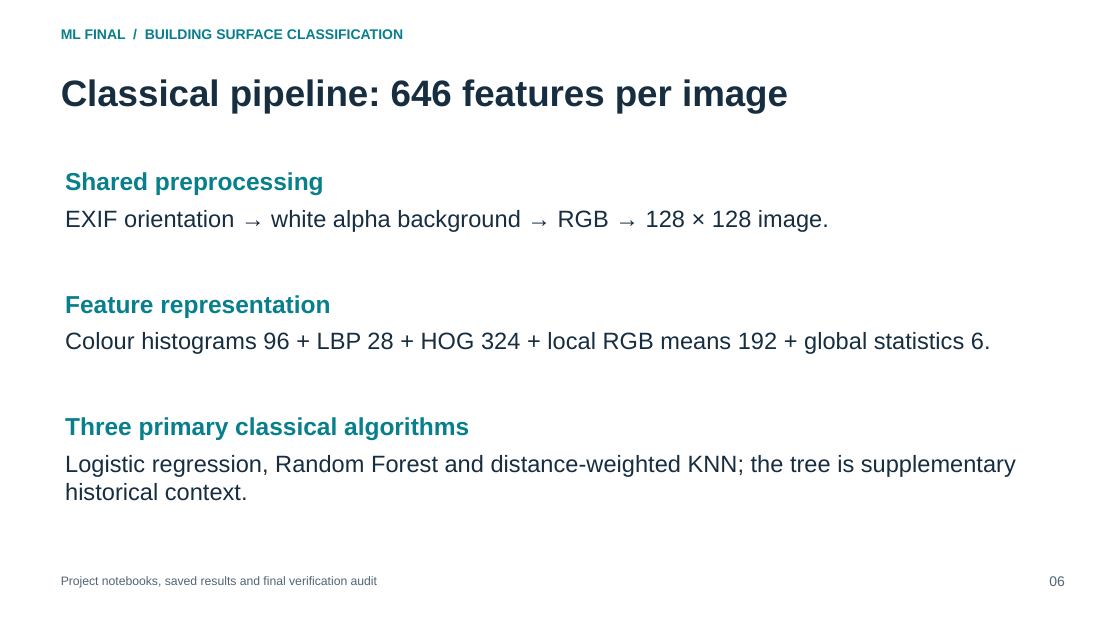
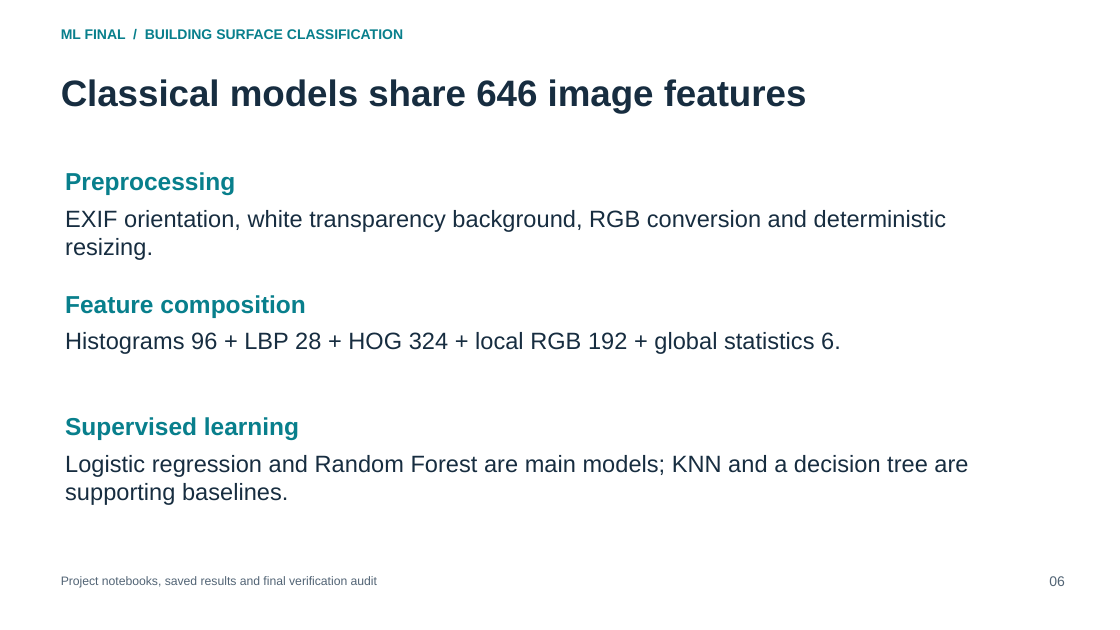
Before and after one commit to darau77/Finalski, a slide deck: slide 6 of docs/Final_Presentation.pptx. Drawn at 1120x630 pixels with LibreOffice and Linux fonts; fonts in the diff are those of the drawing. Boxes give left, top, right and bottom in pixels: in the first picture for what was removed or moved away, otherwise in the second. Text is boxed around its words. In the diff, an @@ line names an element or a change of style, - is before the commit and + after.

```diff
--- a/docs/Final_Presentation.pptx
+++ b/docs/Final_Presentation.pptx
@@ text at (x1=61, y1=79, x2=807, y2=113): text changed @@
-Classical pipeline: 646 features per image
+Classical models share 646 image features
@@ text at (x1=65, y1=172, x2=235, y2=195): text changed @@
-Shared preprocessing
+Preprocessing
@@ text at (x1=65, y1=210, x2=947, y2=260): text changed @@
-EXIF orientation → white alpha background → RGB → 128 × 128 image.
+EXIF orientation, white transparency background, RGB conversion and deterministic resizing.
@@ text at (x1=65, y1=295, x2=305, y2=318): text changed @@
-Feature representation
+Feature composition
@@ text at (x1=65, y1=332, x2=841, y2=354): text changed @@
-Colour histograms 96 + LBP 28 + HOG 324 + local RGB means 192 + global statistics 6.
+Histograms 96 + LBP 28 + HOG 324 + local RGB 192 + global statistics 6.
@@ text at (x1=65, y1=417, x2=299, y2=440): text changed @@
-Three primary classical algorithms
+Supervised learning
@@ text at (x1=65, y1=455, x2=968, y2=505): text changed @@
-Logistic regression, Random Forest and distance-weighted KNN; the tree is supplementary historical context.
+Logistic regression and Random Forest are main models; KNN and a decision tree are supporting baselines.
```
Also in this commit, not shown: 18 other slides changed, 4 slides added, 1 slide removed, 25 other files.
